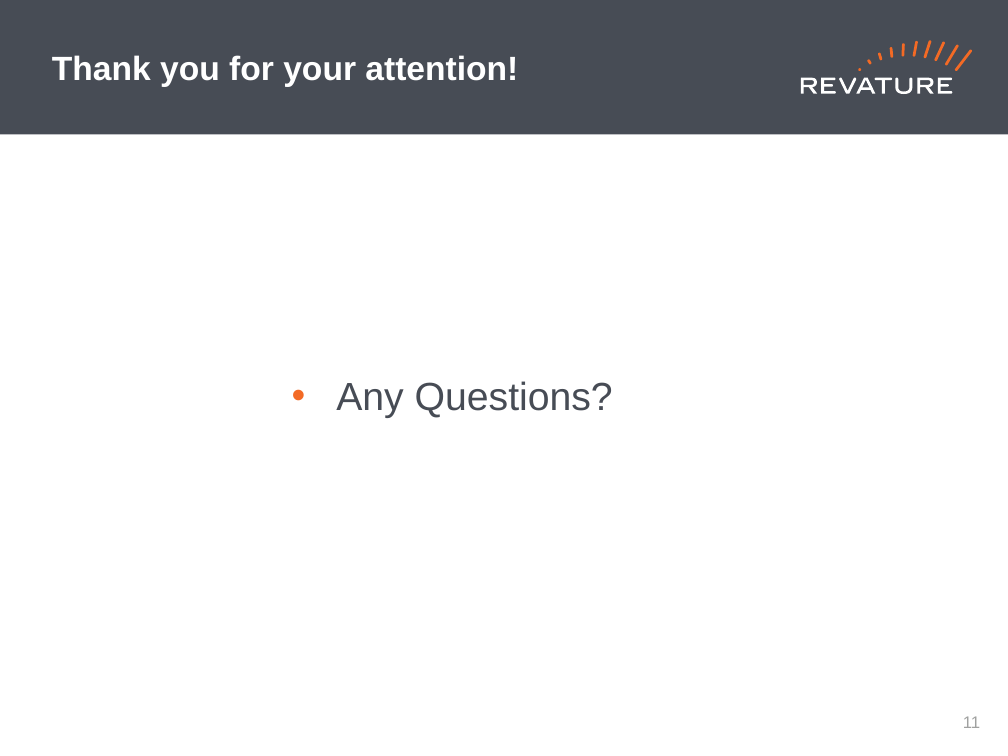
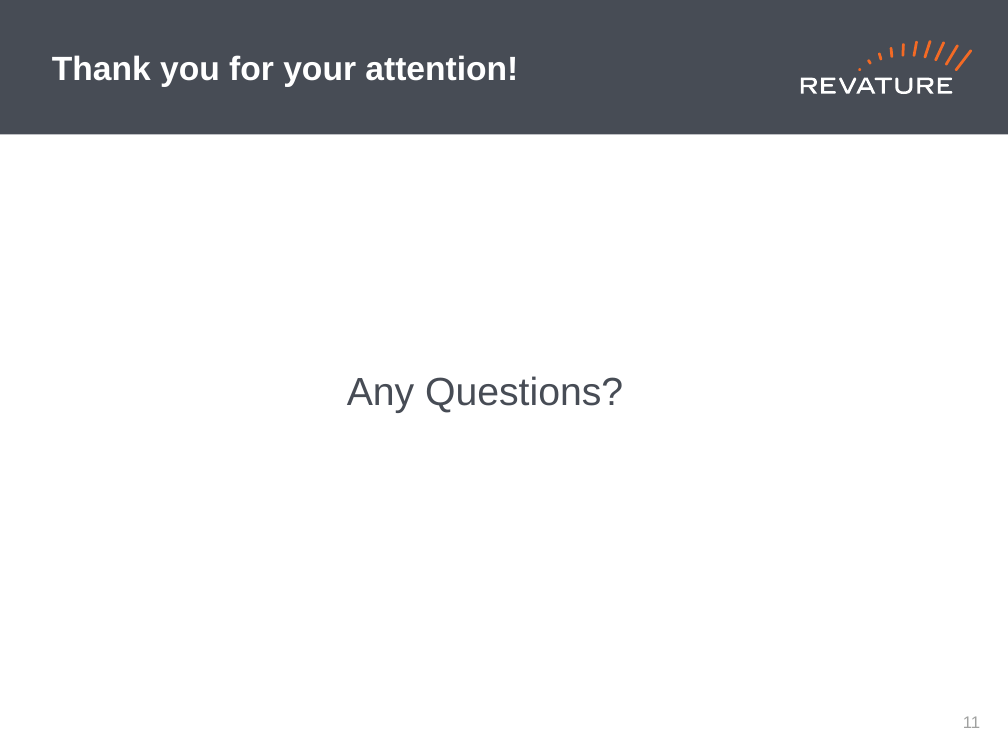
Before and after one commit to 220103-java-etl/Amplifire-404-Braincells, a slide deck: slide 12 of BraincellsP2_Presentation.pptx. Drawn at 1008x756 pixels with LibreOffice and Linux fonts; fonts in the diff are those of the drawing. Boxes give left, top, right and bottom in pixels: in the first picture for what was removed or moved away, otherwise in the second. Text is boxed around its words. In the diff, an @@ line names an element or a change of style, - is before the commit and + after.

```diff
--- a/BraincellsP2_Presentation.pptx
+++ b/BraincellsP2_Presentation.pptx
@@ text "Any Questions?": place and size @@
-text "Any Questions?" at (336,381,613,418)
+text "Any Questions?" at (347,376,623,413)
@@ text "Any Questions?" at (347,376,623,413): bullet • to none @@
```
Also in this commit, not shown: 3 other slides changed.
